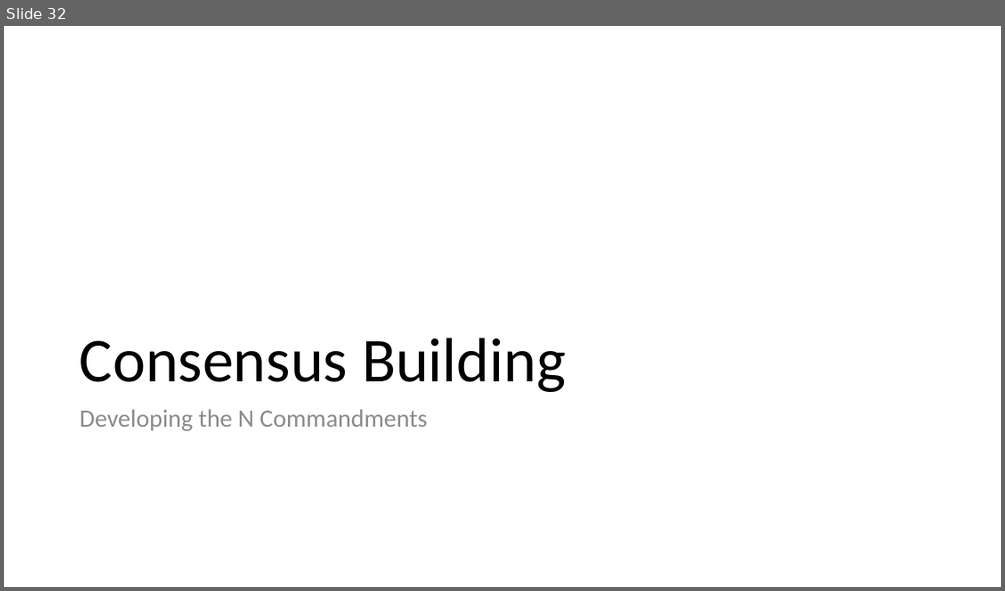
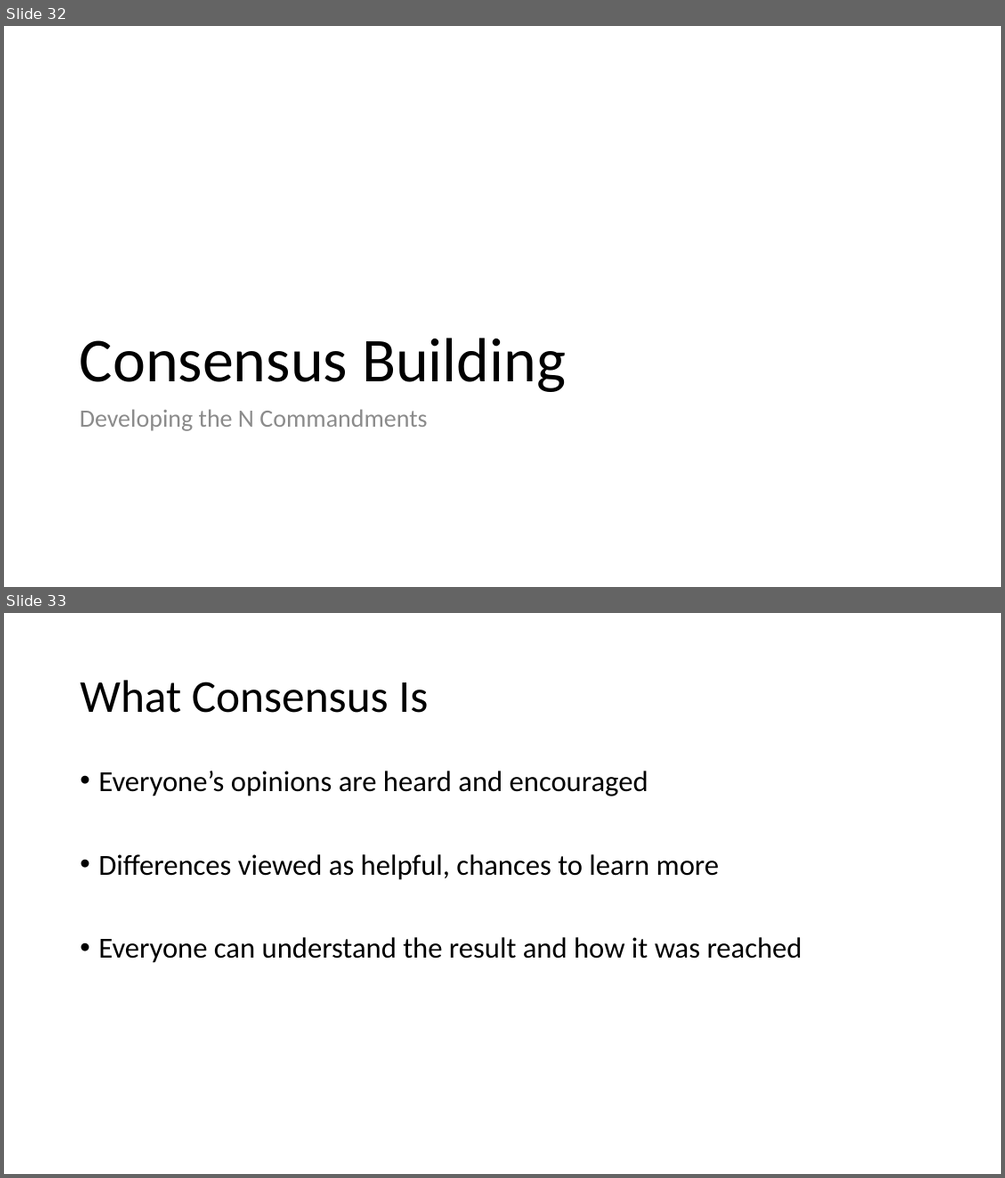
Before and after one commit to ReproducibleQM/n_commandments, a slide deck: pres_deck.pptx. Shown one above the other, each under a label of ours: slide 32 before the commit, slides 32 and 33 after it. The pictures are 1005x591 and 1005x1178 pixels, drawn with LibreOffice and Linux fonts; fonts in the diff are those of the drawing. Boxes give left, top, right and bottom in pixels: in the first picture for what was removed or moved away, otherwise in the second. Text is boxed around its words. In the diff, an @@ line names an element or a change of style, - is before the commit and + after.

Commit message:
Added prompts to discussion slides, guidelines to consensus building slides

```diff
--- a/pres_deck.pptx
+++ b/pres_deck.pptx
@@ slide 33 added at box(4, 613, 1001, 1174), background #FFFFFF @@
@@ title added at box(80, 680, 428, 713), 44 pt, text #000000 @@
+What Consensus Is
@@ text added at box(98, 771, 802, 963), 28 pt, text #000000 @@
+• Everyone’s opinions are heard and encouraged
+• Differences viewed as helpful, chances to learn more
+• Everyone can understand the result and how it was reached
```
Also in this commit, not shown: 2 slides changed, 2 other slides added, 1 slide removed.
